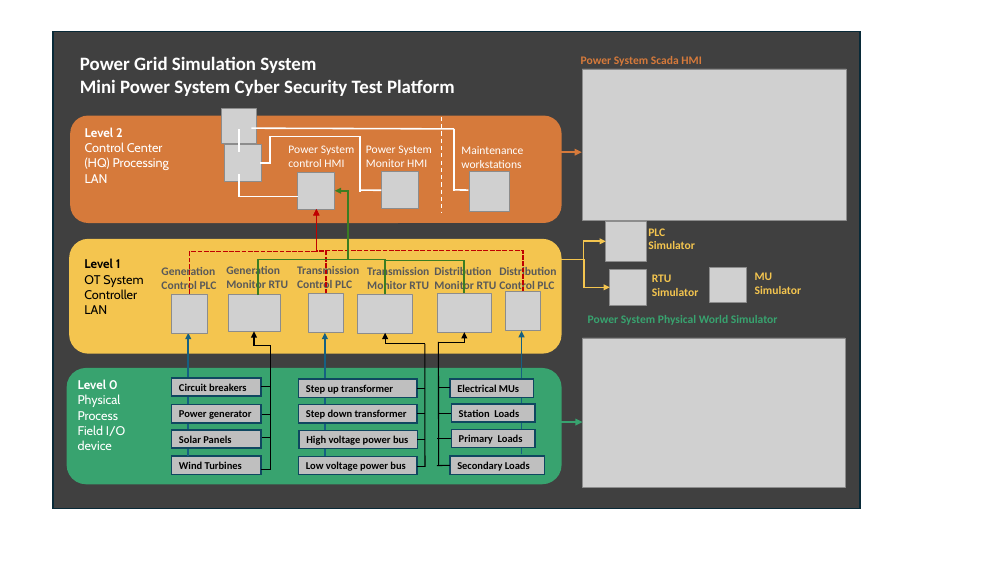
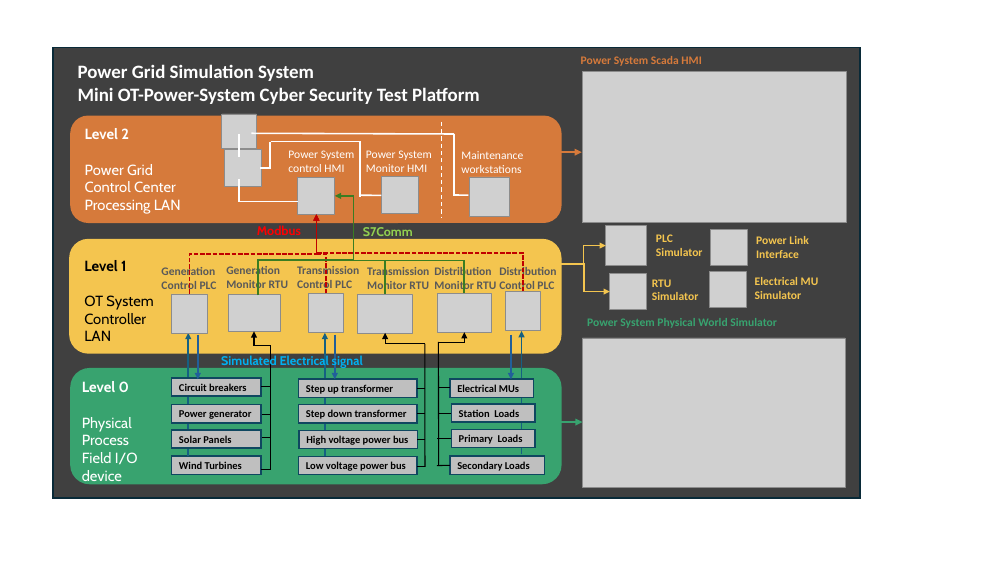
Before and after one commit to LiuYuancheng/Power_Grid_Simulation_System, a slide deck: slide 3 of designDoc/designDoc.pptx. Drawn at 1008x567 pixels with LibreOffice and Linux fonts; fonts in the diff are those of the drawing; grey boxes stand for pictures. Boxes give left, top, right and bottom in pixels: in the first picture for what was removed or moved away, otherwise in the second. Text is boxed around its words. In the diff, an @@ line names an element or a change of style, - is before the commit and + after.

```diff
--- a/designDoc/designDoc.pptx
+++ b/designDoc/designDoc.pptx
@@ rectangle: place and size @@
-rectangle at box(53, 32, 861, 509)
+rectangle at box(53, 48, 861, 498)
@@ text "Power Grid Simulation System": place and size @@
-text "Power Grid Simulation System" at box(80, 56, 455, 96)
+text "Power Grid Simulation System" at box(78, 64, 480, 104)
@@ text at box(78, 87, 480, 104): text changed @@
-Mini Power System Cyber Security Test Platform
+Mini OT-Power-System Cyber Security Test Platform
@@ text at box(85, 128, 129, 139): size 12 to 14 pt in "Level 2" @@
@@ text at box(85, 164, 181, 214): text changed; size 12 to 14 pt @@
-Control Center (HQ) Processing LAN
+Power Grid
+Control Center Processing LAN
@@ elbow arrow moved from (258, 296) - (335, 191) to (258, 296) - (335, 196) @@
@@ 12 lines, 8 pictures, 4 texts, 2 elbow arrows: place and size @@
-12 lines, 8 pictures, 4 texts, 2 elbow arrows at box(222, 109, 746, 305)
+12 lines, 8 pictures, 4 texts, 2 elbow arrows at box(222, 114, 746, 309)
@@ elbow arrow moved from (189, 294) - (316, 209) to (189, 294) - (316, 215) @@
@@ text added at box(257, 225, 301, 235), 12 pt, text #FF0000, bold @@
+Modbus
@@ elbow arrow moved from (523, 292) - (316, 209) to (523, 292) - (316, 215) @@
@@ elbow arrow moved from (326, 293) - (316, 209) to (326, 293) - (316, 215) @@
@@ text added at box(363, 227, 413, 236), 12 pt, text #92D050, bold @@
+S7Comm
@@ text "PLC Simulator": place and size @@
-text "PLC Simulator" at box(648, 228, 695, 249)
+text "PLC Simulator" at box(656, 234, 703, 256)
@@ picture added at box(711, 230, 747, 265) @@
@@ text added at box(756, 236, 808, 258), 11 pt, text #F4C54F, bold @@
+Power Link Interface
@@ text "Level 1" at box(84, 260, 153, 341): size 12 to 14 pt @@
@@ elbow line moved from (344, 259) - (385, 294) to (353, 259) - (385, 294) @@
@@ text at box(755, 277, 819, 285): text changed @@
-MU
+Electrical MU
@@ arrow added from (198, 335) to (198, 380), #215F9A 1.5 pt @@
@@ text added at box(221, 354, 363, 368), 12 pt, text #00B0F0, bold @@
+Simulated Electrical signal
@@ arrow added from (335, 335) to (335, 380), #215F9A 1.5 pt @@
@@ arrow added from (511, 335) to (511, 380), #215F9A 1.5 pt @@
@@ text at box(82, 417, 132, 445): size 12 to 14 pt in "Level 0", "Physical Process" @@
@@ text at box(82, 452, 138, 485): text changed; size 12 to 14 pt @@
-Field I/O device
+Field I/O
+device
```
Also in this commit, not shown: 2 other files.
